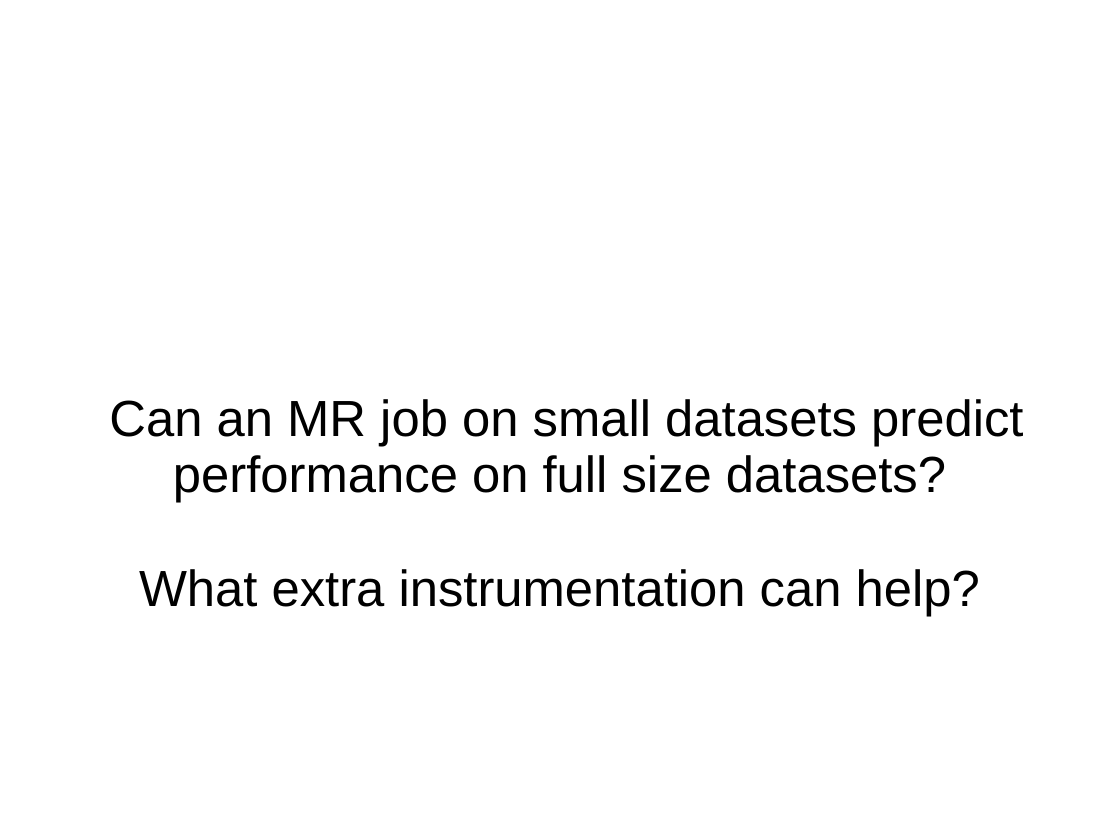
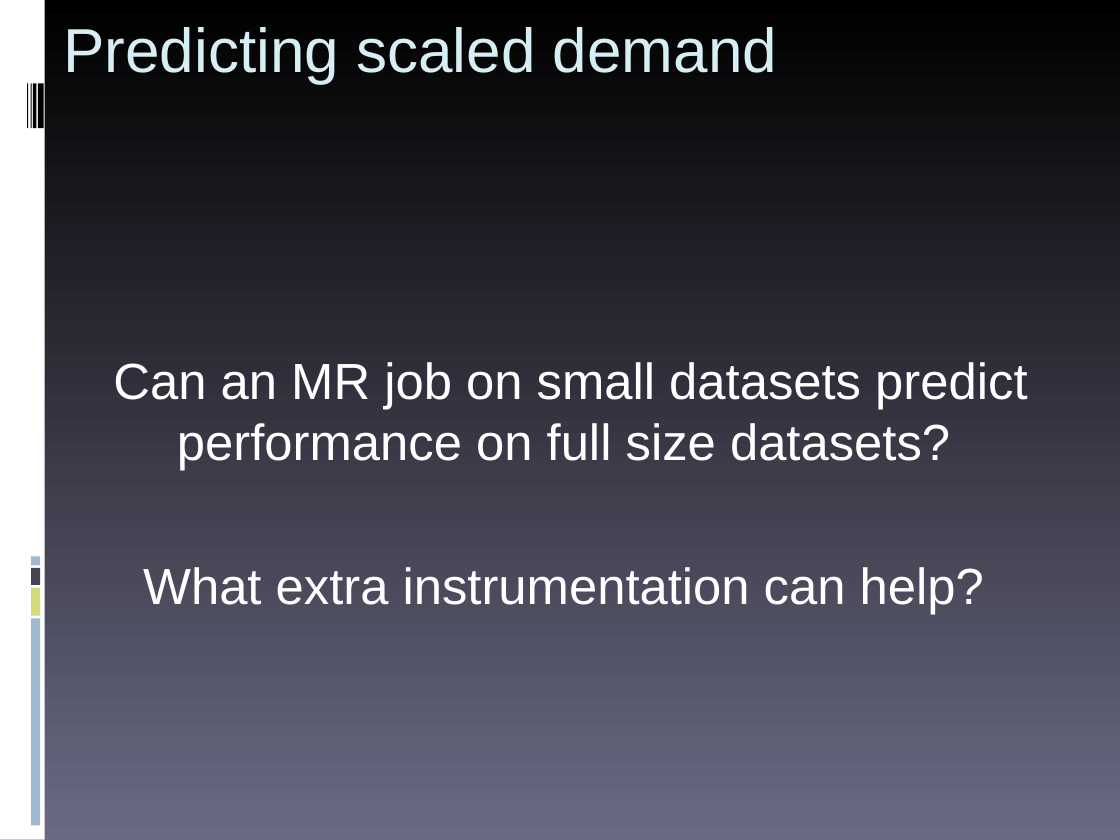
Before and after one commit to rhusar/smartfrog, a slide deck: slide 7 of core/components/hadoop/doc/workshop/benchmarking.ppt (slide 6 before the commit). Drawn at 1120x840 pixels with LibreOffice and Linux fonts; fonts in the diff are those of the drawing; background and template pictures are left out. Boxes give left, top, right and bottom in pixels: in the first picture for what was removed or moved away, otherwise in the second. Text is boxed around its words. In the diff, an @@ line names an element or a change of style, - is before the commit and + after.

```diff
--- a/core/components/hadoop/doc/workshop/benchmarking.ppt
+++ b/core/components/hadoop/doc/workshop/benchmarking.ppt
@@ background picture (left out) to gradient #000000 to #6A6A84 @@
@@ rectangle added at (0,0,45,839), fill #FFFFFF @@
@@ title "Predicting scaled demand" at (63,27,777,83): text colour #FFFFFF to #D6EEF4, bold off; alignment centre to left; line spacing 0.93 to 1; vertical alignment middle to top @@
@@ rectangle added at (27,83,28,128), fill #000000 @@
@@ rectangle added at (30,83,32,128), fill #000000 @@
@@ rectangle added at (33,83,36,128), fill #000000 @@
@@ rectangle added at (38,83,44,128), fill #000000 @@
@@ subtitle "Can an MR job on ...": place and size @@
-subtitle "Can an MR job on ..." at (109,399,1023,616)
+subtitle "Can an MR job on ..." at (113,362,1027,615)
@@ subtitle "Can an MR job on ..." at (113,362,1027,615): text colour #000000 to #FFFFFF; line spacing 0.93 to 1; more space between paragraphs @@
@@ rectangle added at (32,568,41,585), fill #464653 @@
@@ rectangle added at (32,557,41,566), fill #9FB8CD @@
@@ rectangle added at (32,587,41,616), fill #D2DA7A @@
@@ rectangle added at (32,619,41,826), fill #9FB8CD @@
```
Also in this commit, not shown: 6 other slides changed, 1 slide added.
